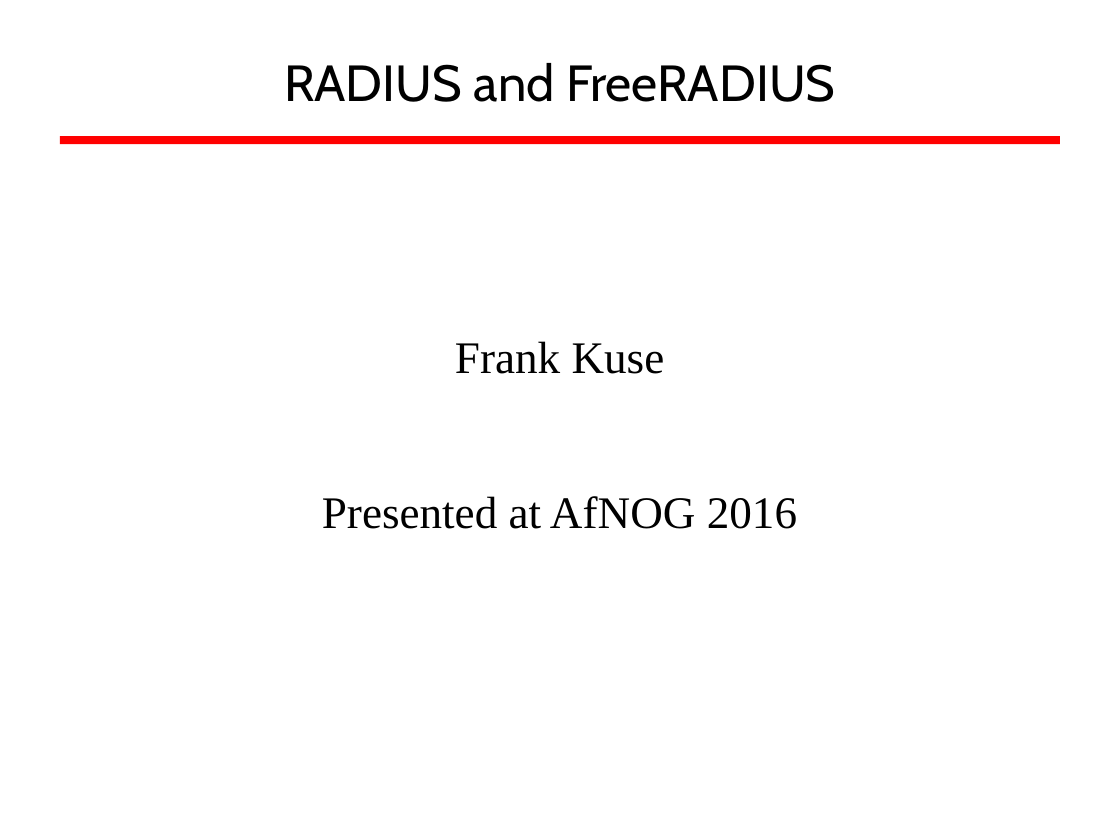
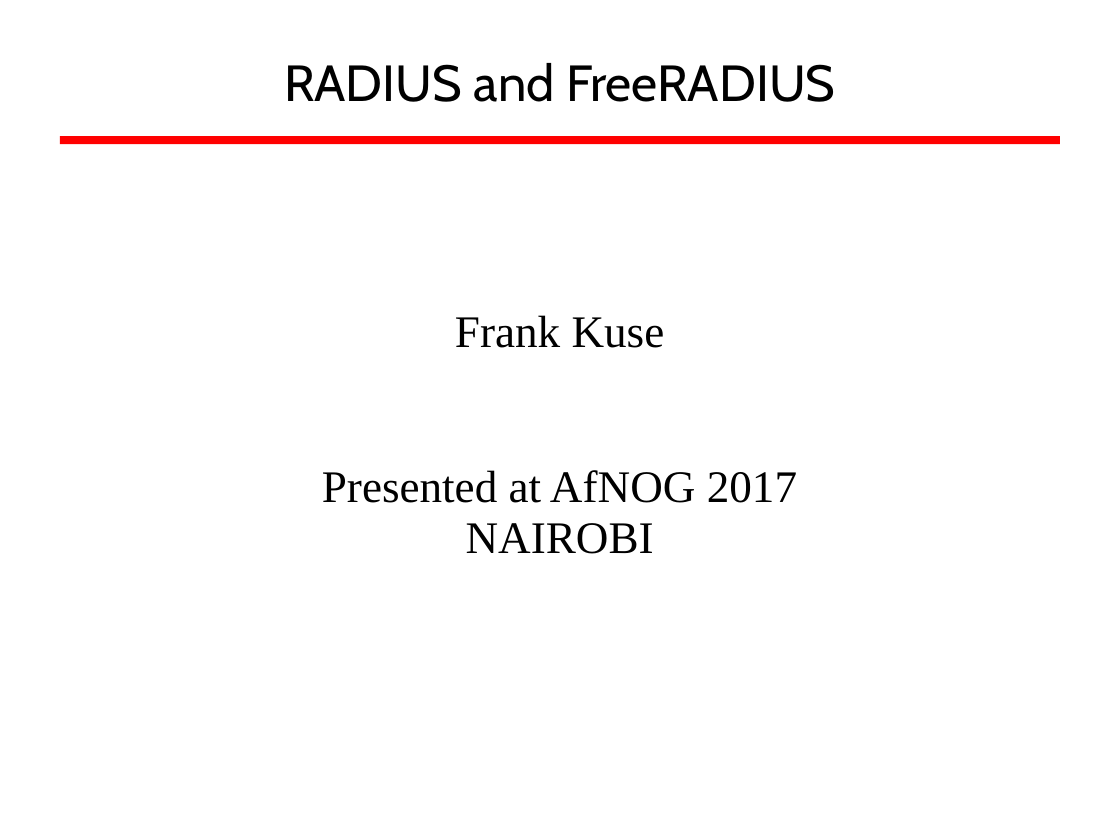
Before and after one commit to afnog/afnog.github.io, a slide deck: slide 1 of sse/radius/radius_presentation_2016.ppt. Drawn at 1120x840 pixels with LibreOffice and Linux fonts; fonts in the diff are those of the drawing; background and template pictures are left out. Boxes give left, top, right and bottom in pixels: in the first picture for what was removed or moved away, otherwise in the second. Text is boxed around its words. In the diff, an @@ line names an element or a change of style, - is before the commit and + after.

```diff
--- a/sse/radius/radius_presentation_2016.ppt
+++ b/sse/radius/radius_presentation_2016.ppt
@@ subtitle at (x1=322, y1=470, x2=797, y2=554): text changed @@
-Presented at AfNOG 2016
+Presented at AfNOG 2017
+NAIROBI
```
Also in this commit, not shown: 1 other slide changed, 1 other file.
